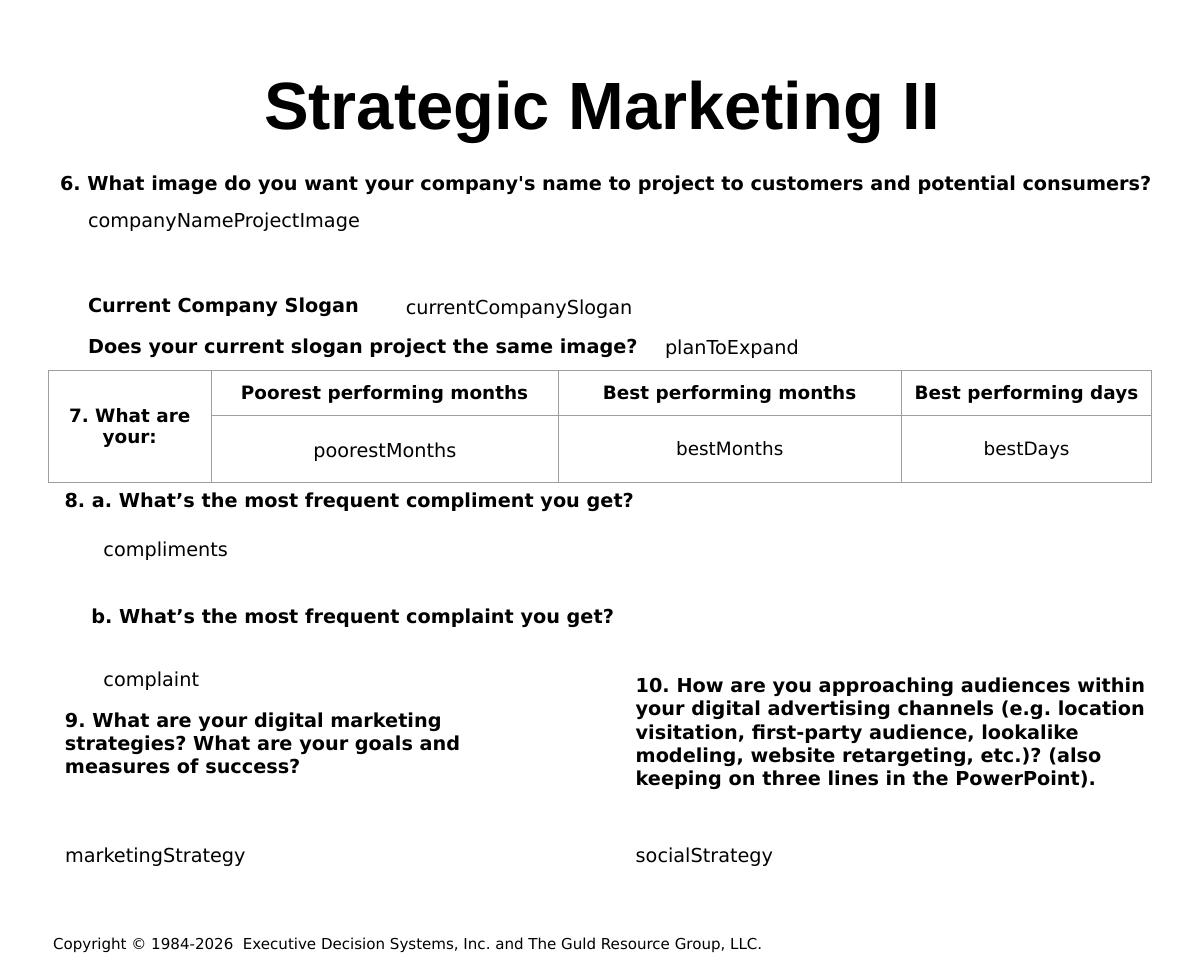
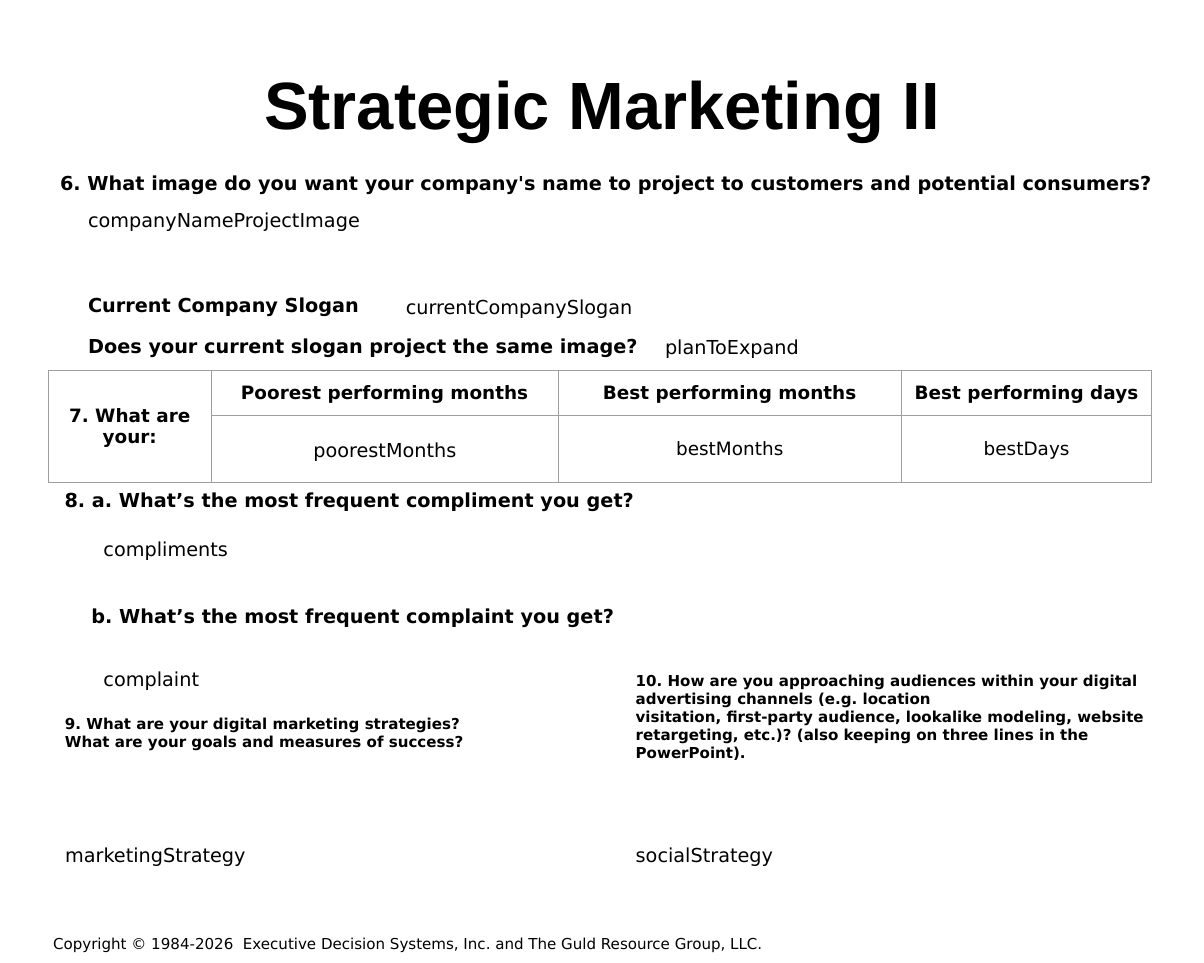
Before and after one commit to hintonandrew510/wizardfrontend, a slide deck: slide 5 of mavenprojectSCR/src/main/resources/powerpointtemplate/tvTemplate.pptx. Drawn at 1204x963 pixels with LibreOffice and Linux fonts; fonts in the diff are those of the drawing; background and template pictures are left out. Boxes give left, top, right and bottom in pixels: in the first picture for what was removed or moved away, otherwise in the second. Text is boxed around its words. In the diff, an @@ line names an element or a change of style, - is before the commit and + after.

```diff
--- a/mavenprojectSCR/src/main/resources/powerpointtemplate/tvTemplate.pptx
+++ b/mavenprojectSCR/src/main/resources/powerpointtemplate/tvTemplate.pptx
@@ text "10. How are you approaching ..." at (x1=636, y1=674, x2=1143, y2=760): size 11.5 to 9 pt @@
@@ text "9. What are your digital ..." at (x1=65, y1=717, x2=463, y2=751): size 11.5 to 9 pt @@
```
Also in this commit, not shown: 2 other slides changed, 7 other files.
